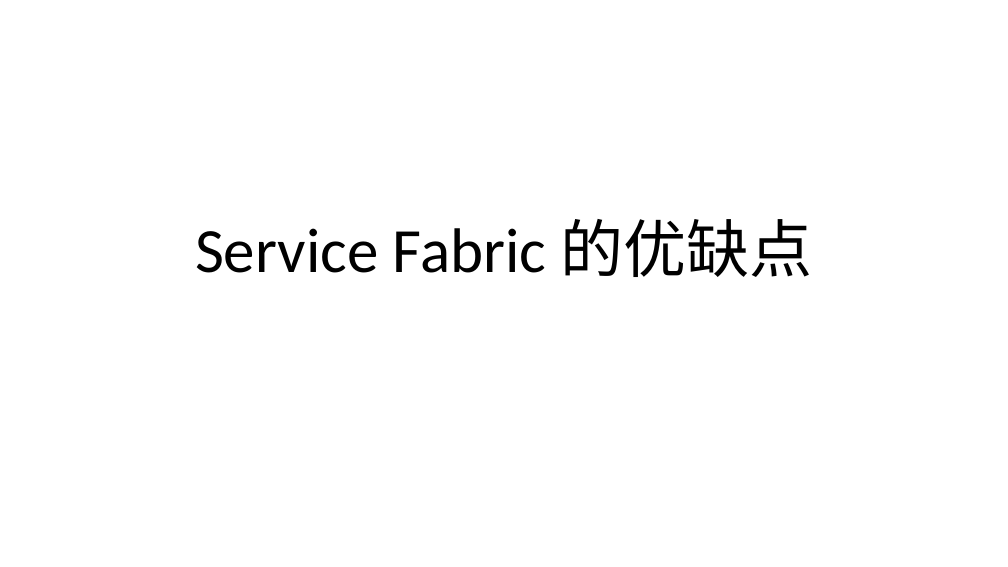
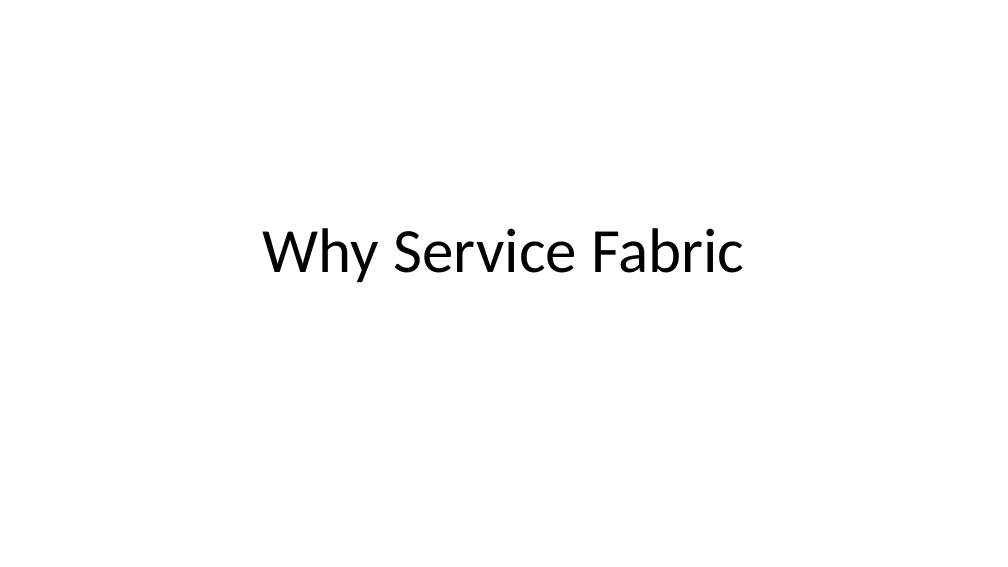
Before and after one commit to FredJiangFei/MyDocuments, a slide deck: slide 14 of 工作/Service Fabric/Service Fabric.pptx (slide 18 before the commit). Drawn at 1008x567 pixels with LibreOffice and Linux fonts; fonts in the diff are those of the drawing. Boxes give left, top, right and bottom in pixels: in the first picture for what was removed or moved away, otherwise in the second. Text is boxed around its words. In the diff, an @@ line names an element or a change of style, - is before the commit and + after.

```diff
--- a/工作/Service Fabric/Service Fabric.pptx
+++ b/工作/Service Fabric/Service Fabric.pptx
@@ title at (x1=263, y1=228, x2=744, y2=282): text changed @@
-Service Fabric 的优缺点
+Why Service Fabric
```
Also in this commit, not shown: 4 other slides changed, 10 slides added, 4 slides removed, 1 other file.
